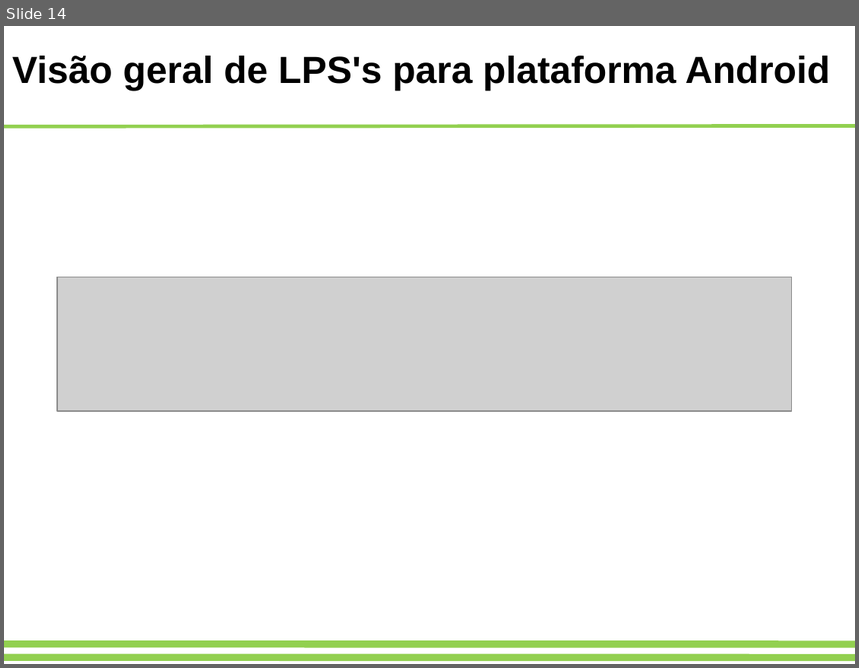
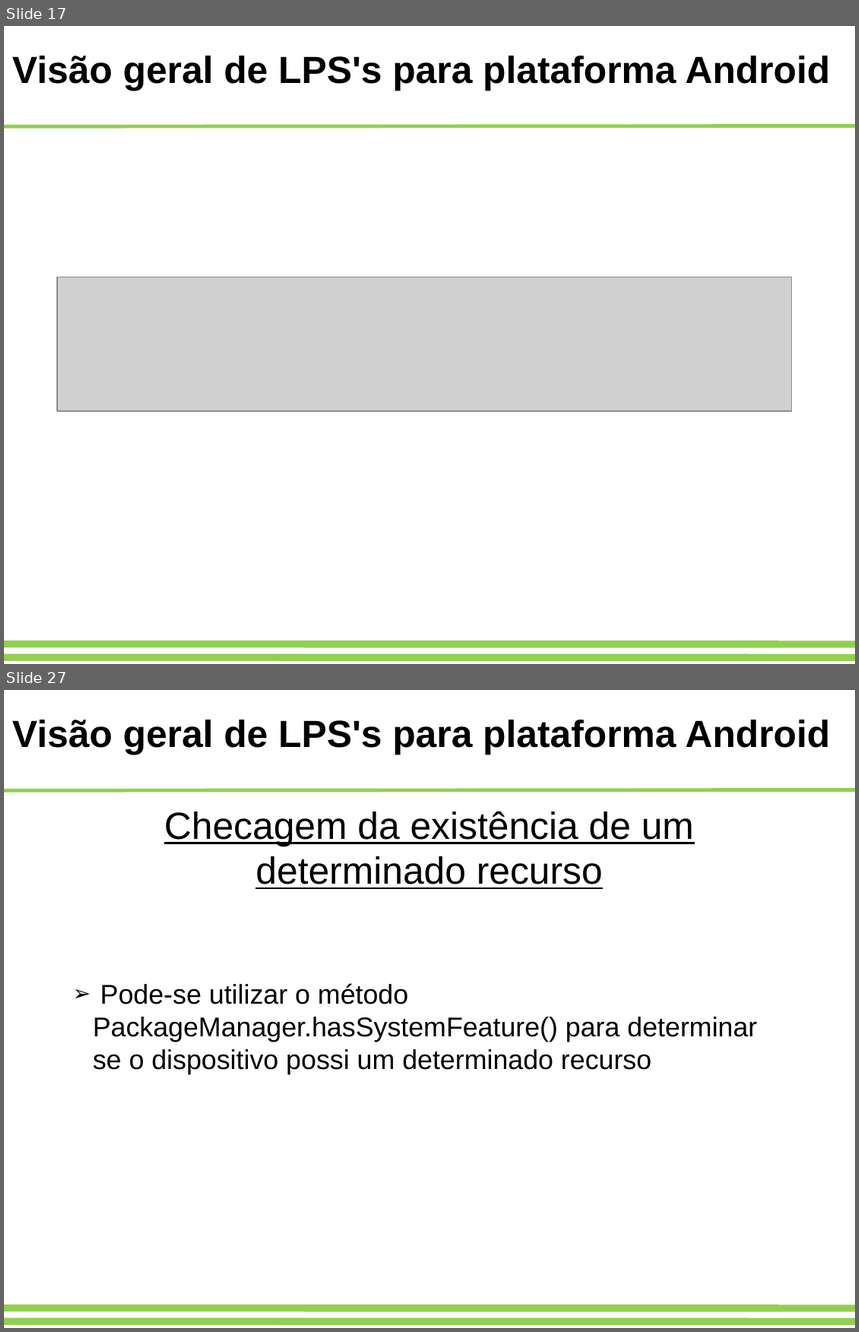
Before and after one commit to adorilson/lps-stuff, a slide deck: trabalhofinal/apresentacao.odp. Shown one above the other, each under a label of ours: slide 14 before the commit, slides 17 and 27 after it; the slides between them are not shown. The pictures are 859x668 and 859x1332 pixels, drawn with LibreOffice and Linux fonts; fonts in the diff are those of the drawing; grey boxes stand for pictures. Boxes give left, top, right and bottom in pixels: in the first picture for what was removed or moved away, otherwise in the second. Text is boxed around its words. In the diff, an @@ line names an element or a change of style, - is before the commit and + after.

```diff
--- a/trabalhofinal/apresentacao.odp
+++ b/trabalhofinal/apresentacao.odp
@@ slide 27 added at [4,690,855,1328], background #FFFFFF; not listed: 3 template elements that a slide beside it also shows @@
@@ text added at [12,720,831,755], 32 pt, text #000000, bold @@
+Visão geral de LPS's para plataforma Android
@@ text added at [93,811,757,1075], 23 pt, text #000000 @@
+Checagem da existência de um determinado recurso
+➢ Pode-se utilizar o método PackageManager.hasSystemFeature() para determinar se o dispositivo possi um determinado recurso
@@ what was slide 14 is now slide 17 @@
```
Also in this commit, not shown: 6 slides changed, 20 other slides added, 3 slides removed, 18 other files.
